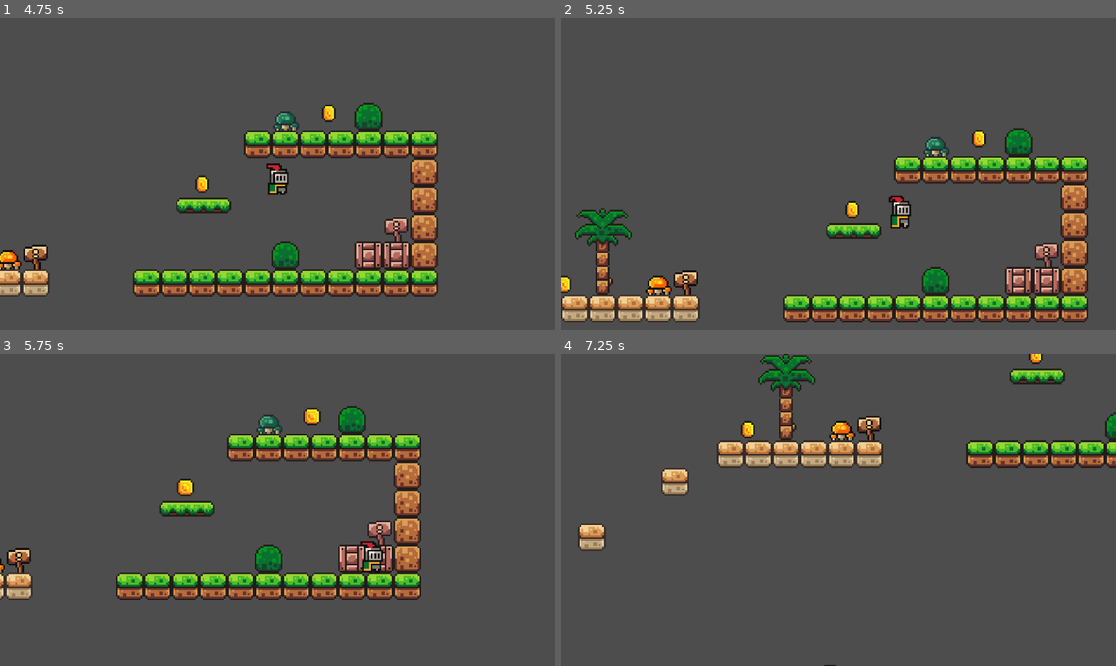
Above: before the commit, frames 1-4 (two rows, left to right).
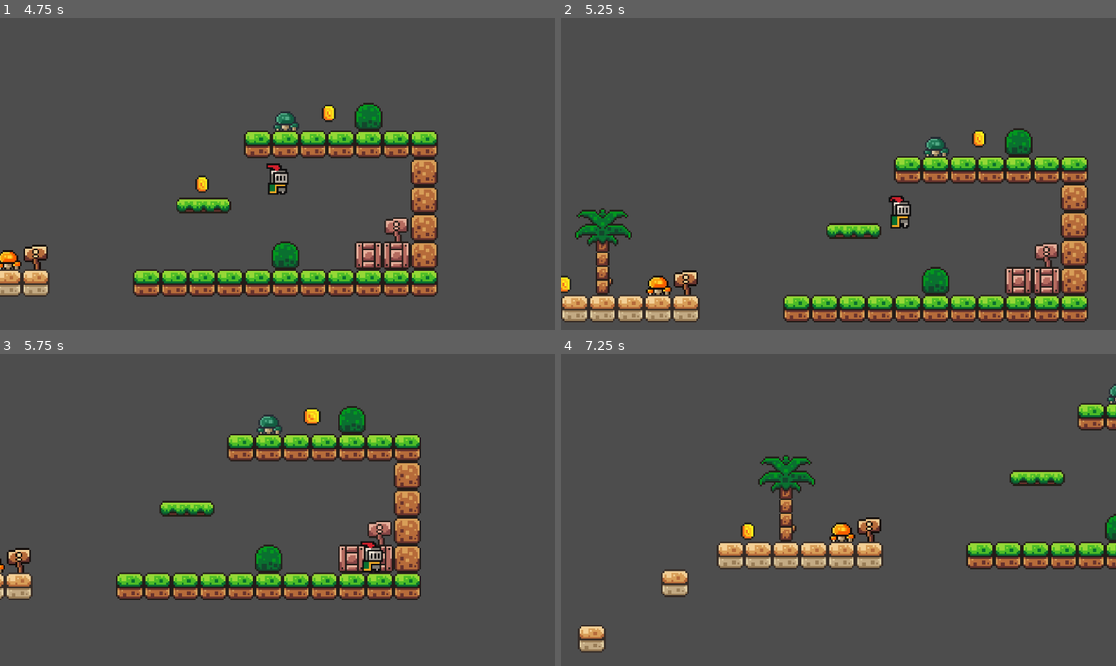
Above: after the commit, the same moments.

Repository: Testing-File/Brackish-Knight
Game: Godot game, scene res://scenes/game.tscn
Two runs of this game, one before a commit and one after it. Both use one fixed random seed, a clock stepped at 60 frames per second and the inputs below.
Inputs:
- Up to frame 1 (4.75 s): tap Enter (ui_accept) at 0.5, 0.77, 1.52, 3.02, 3.77, 4.52 s; hold D (right) 0.53-2.03 s; hold A (left) 2.03-2.78 s; hold D (right) 2.78-4.28 s; hold A (left) from 4.28 s (still down)
- Up to frame 2 (5.25 s): release A (left) at 5.03 s; hold D (right) from 5.03 s (still down)
- Up to frame 3 (5.75 s): keep holding D (right)
- Up to frame 4 (7.25 s): release D (right) at 5.78 s; hold A (left) from 5.78 s (still down); tap Enter (ui_accept) at 6.02, 6.77 s

Frame 1 is identical in both runs. In frame 2, 0.1% of the frame differs, in the area x 51-54%, y 58-65%; in frame 3, 0.2%; in frame 4, 17%, in the area x 3-100%, y 0-100%.

Commit message:
Added coins delete [No score} + killzone [no code]

Diff:
--- a/scenes/coin.tscn
+++ b/scenes/coin.tscn
@@ -1,5 +1,6 @@
-[gd_scene load_steps=16 format=3 uid="uid://cc11nel2bhp2m"]
+[gd_scene load_steps=17 format=3 uid="uid://cc11nel2bhp2m"]
 
+[ext_resource type="Script" uid="uid://clgqemridkyw1" path="res://scripts/coin.gd" id="1_i64fm"]
 [ext_resource type="Texture2D" uid="uid://dutqljitgg5v" path="res://assets/sprites/coin.png" id="1_rwqht"]
 
 [sub_resource type="AtlasTexture" id="AtlasTexture_i64fm"]
@@ -98,6 +99,8 @@
 radius = 5.0
 
 [node name="coin" type="Area2D"]
+collision_mask = 2
+script = ExtResource("1_i64fm")
 
 [node name="AnimatedSprite2D" type="AnimatedSprite2D" parent="."]
 sprite_frames = SubResource("SpriteFrames_ls27i")
@@ -107,3 +110,5 @@
 
 [node name="CollisionShape2D" type="CollisionShape2D" parent="."]
 shape = SubResource("CircleShape2D_ssuvv")
+
+[connection signal="body_entered" from="." to="." method="_on_body_entered"]
--- a/scenes/game.tscn
+++ b/scenes/game.tscn
@@ -1,10 +1,11 @@
-[gd_scene load_steps=20 format=4 uid="uid://8ekpighjgaxw"]
+[gd_scene load_steps=22 format=4 uid="uid://8ekpighjgaxw"]
 
 [ext_resource type="PackedScene" uid="uid://doxdf4q4e7151" path="res://scenes/player.tscn" id="1_uwrxv"]
 [ext_resource type="Texture2D" uid="uid://cbtw2wuceypig" path="res://assets/sprites/world_tileset.png" id="2_yqjtg"]
 [ext_resource type="PackedScene" uid="uid://f65v7u18a62j" path="res://scenes/platform_b.tscn" id="3_lnu2h"]
 [ext_resource type="PackedScene" uid="uid://d1a60iejicvj2" path="res://scenes/platform_s.tscn" id="4_lbhrr"]
 [ext_resource type="PackedScene" uid="uid://cc11nel2bhp2m" path="res://scenes/coin.tscn" id="5_iywne"]
+[ext_resource type="PackedScene" uid="uid://kasn246gljpv" path="res://scenes/kz.tscn" id="6_p57ef"]
 
 [sub_resource type="TileSetAtlasSource" id="TileSetAtlasSource_lnu2h"]
 texture = ExtResource("2_yqjtg")
@@ -217,6 +218,21 @@
 &"RESET": SubResource("Animation_p57ef")
 }
 
+[sub_resource type="Animation" id="Animation_0tnpc"]
+length = 0.001
+tracks/0/type = "value"
+tracks/0/imported = false
+tracks/0/enabled = true
+tracks/0/path = NodePath(".:position")
+tracks/0/interp = 1
+tracks/0/loop_wrap = true
+tracks/0/keys = {
+"times": PackedFloat32Array(0),
+"transitions": PackedFloat32Array(1),
+"update": 0,
+"values": [Vector2(1908, -32)]
+}
+
 [sub_resource type="Animation" id="Animation_gee14"]
 resource_name = "move_s"
 length = 2.7
@@ -234,27 +250,27 @@
 "values": [Vector2(1908, -32), Vector2(2053, -32)]
 }
 
-[sub_resource type="Animation" id="Animation_0tnpc"]
-length = 0.001
-tracks/0/type = "value"
-tracks/0/imported = false
-tracks/0/enabled = true
-tracks/0/path = NodePath(".:position")
-tracks/0/interp = 1
-tracks/0/loop_wrap = true
-tracks/0/keys = {
-"times": PackedFloat32Array(0),
-"transitions": PackedFloat32Array(1),
-"update": 0,
-"values": [Vector2(1908, -32)]
-}
-
 [sub_resource type="AnimationLibrary" id="AnimationLibrary_vtaks"]
 _data = {
 &"RESET": SubResource("Animation_0tnpc"),
 &"move_s": SubResource("Animation_gee14")
 }
 
+[sub_resource type="Animation" id="Animation_dinhu"]
+length = 0.001
+tracks/0/type = "value"
+tracks/0/imported = false
+tracks/0/enabled = true
+tracks/0/path = NodePath(".:position")
+tracks/0/interp = 1
+tracks/0/loop_wrap = true
+tracks/0/keys = {
+"times": PackedFloat32Array(0),
+"transitions": PackedFloat32Array(1),
+"update": 0,
+"values": [Vector2(1810, -13)]
+}
+
 [sub_resource type="Animation" id="Animation_kvpfn"]
 resource_name = "move"
 length = 1.7
@@ -272,27 +288,15 @@
 "values": [Vector2(1817, -13), Vector2(1879, -13)]
 }
 
-[sub_resource type="Animation" id="Animation_dinhu"]
-length = 0.001
-tracks/0/type = "value"
-tracks/0/imported = false
-tracks/0/enabled = true
-tracks/0/path = NodePath(".:position")
-tracks/0/interp = 1
-tracks/0/loop_wrap = true
-tracks/0/keys = {
-"times": PackedFloat32Array(0),
-"transitions": PackedFloat32Array(1),
-"update": 0,
-"values": [Vector2(1810, -13)]
-}
-
 [sub_resource type="AnimationLibrary" id="AnimationLibrary_kvuet"]
 _data = {
 &"RESET": SubResource("Animation_dinhu"),
 &"move": SubResource("Animation_kvpfn")
 }
 
+[sub_resource type="WorldBoundaryShape2D" id="WorldBoundaryShape2D_u5sy4"]
+distance = -64.0
+
 [node name="Game" type="Node2D"]
 
 [node name="level" type="TileMap" parent="."]
@@ -310,6 +314,8 @@
 [node name="Camera2D" type="Camera2D" parent="player"]
 position = Vector2(-27, -30)
 zoom = Vector2(3.6, 3.6)
+limit_bottom = 160
+limit_smoothed = true
 position_smoothing_enabled = true
 
 [node name="platform" type="Node" parent="."]
@@ -387,3 +393,10 @@
 
 [node name="coin11" parent="coins" instance=ExtResource("5_iywne")]
 position = Vector2(-22, 24)
+
+[node name="Kz" parent="." instance=ExtResource("6_p57ef")]
+position = Vector2(-190, 160)
+
+[node name="CollisionShape2D" type="CollisionShape2D" parent="Kz"]
+position = Vector2(-1, -63)
+shape = SubResource("WorldBoundaryShape2D_u5sy4")
--- /dev/null
+++ b/scenes/kz.tscn
@@ -0,0 +1,12 @@
+[gd_scene load_steps=2 format=3 uid="uid://kasn246gljpv"]
+
+[ext_resource type="Script" uid="uid://d07itslxnb583" path="res://scripts/kz.gd" id="1_q4nbx"]
+
+[node name="Kz" type="Area2D"]
+collision_mask = 2
+script = ExtResource("1_q4nbx")
+
+[node name="d_delay" type="Timer" parent="."]
+one_shot = true
+
+[connection signal="body_entered" from="." to="." method="_on_body_entered"]
--- a/scenes/player.tscn
+++ b/scenes/player.tscn
@@ -45,6 +45,7 @@
 
 [node name="player" type="CharacterBody2D"]
 z_index = 3
+collision_layer = 2
 script = ExtResource("1_g2els")
 
 [node name="AnimatedSprite2D" type="AnimatedSprite2D" parent="."]
--- /dev/null
+++ b/scripts/coin.gd
@@ -0,0 +1,7 @@
+extends Area2D
+
+
+
+#Using signals
+func _on_body_entered(body: Node2D) -> void:
+	queue_free()
--- /dev/null
+++ b/scripts/kz.gd
@@ -0,0 +1,7 @@
+extends Area2D
+
+@onready var d_delay: Timer = $d_delay
+
+#We use a timer for dealy b/w death and respawn
+func _on_body_entered(body: Node2D) -> void:
+	pass # Replace with function body.
Not shown, added: scripts/coin.gd.uid
Not shown, added: scripts/kz.gd.uid
